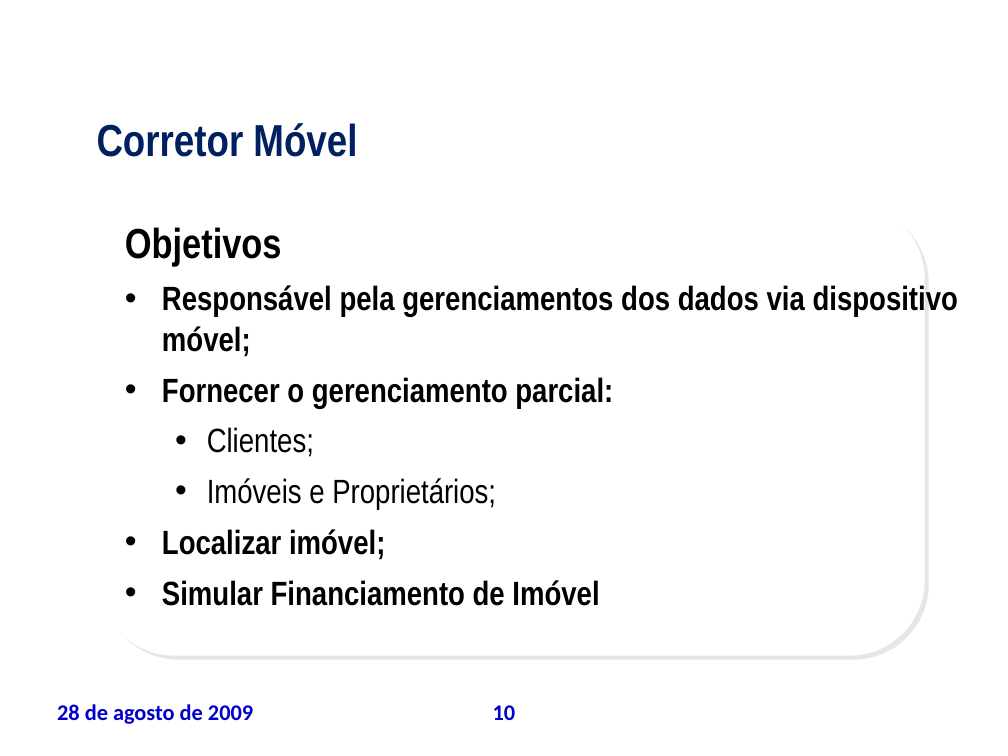
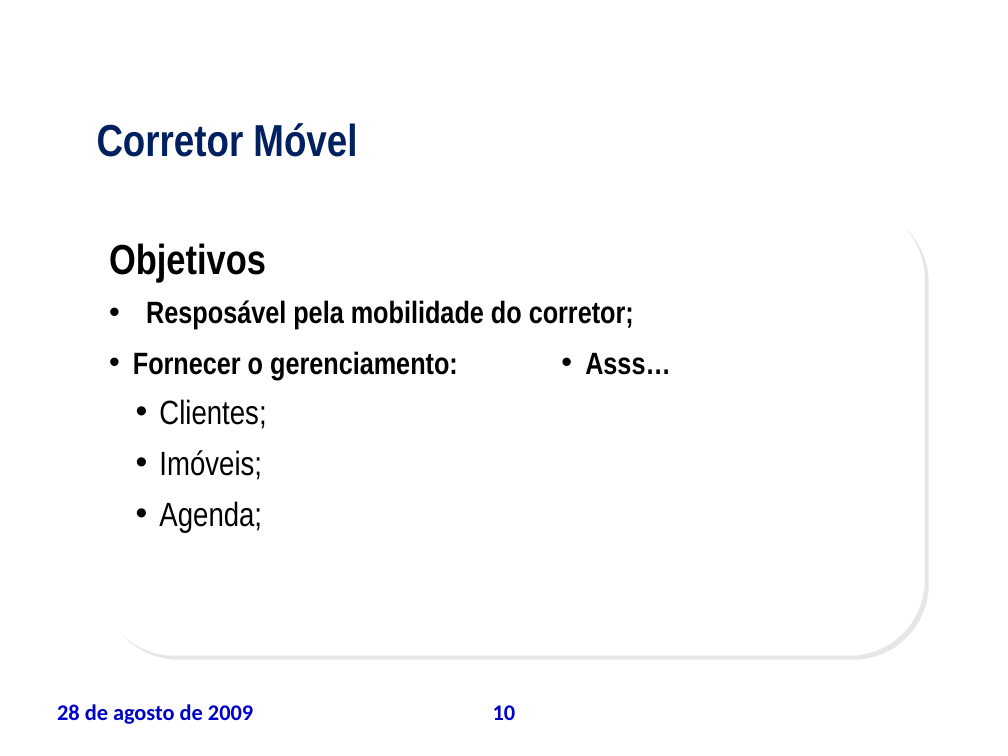
Before and after one commit to leoevaristo/psa20092, a slide deck: slide 10 of ARTEFATOS/TAP_apresentacao.ppt. Drawn at 1008x756 pixels with LibreOffice and Linux fonts; fonts in the diff are those of the drawing; background and template pictures are left out. Boxes give left, top, right and bottom in pixels: in the first picture for what was removed or moved away, otherwise in the second. Text is boxed around its words. In the diff, an @@ line names an element or a change of style, - is before the commit and + after.

```diff
--- a/ARTEFATOS/TAP_apresentacao.ppt
+++ b/ARTEFATOS/TAP_apresentacao.ppt
@@ text removed at (125,227,958,606) @@
-Objetivos
-• Responsável pela gerenciamentos dos dados via dispositivo móvel;
-• Fornecer o gerenciamento parcial:
-  • Clientes;
-  • Imóveis e Proprietários;
-• Localizar imóvel;
-• Simular Financiamento de Imóvel
@@ text added at (109,243,634,330), 22 pt, text #000000, bold @@
+Objetivos
+• Resposável pela mobilidade do corretor;
@@ text added at (133,351,458,532), 24 pt, text #000000 @@
+• Fornecer o gerenciamento:
+  • Clientes;
+  • Imóveis;
+  • Agenda;
@@ text added at (585,352,670,375), 22 pt, text #000000, bold @@
+• Asss…
```
Also in this commit, not shown: 2 other slides changed.
